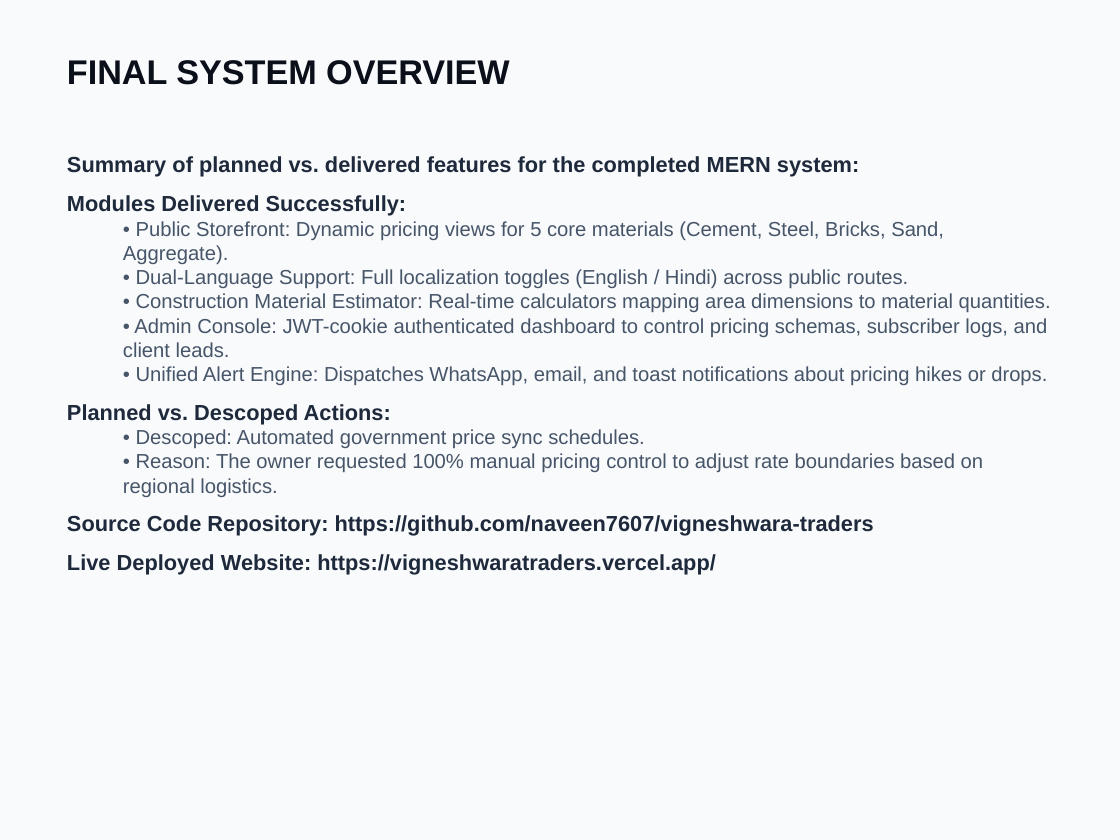
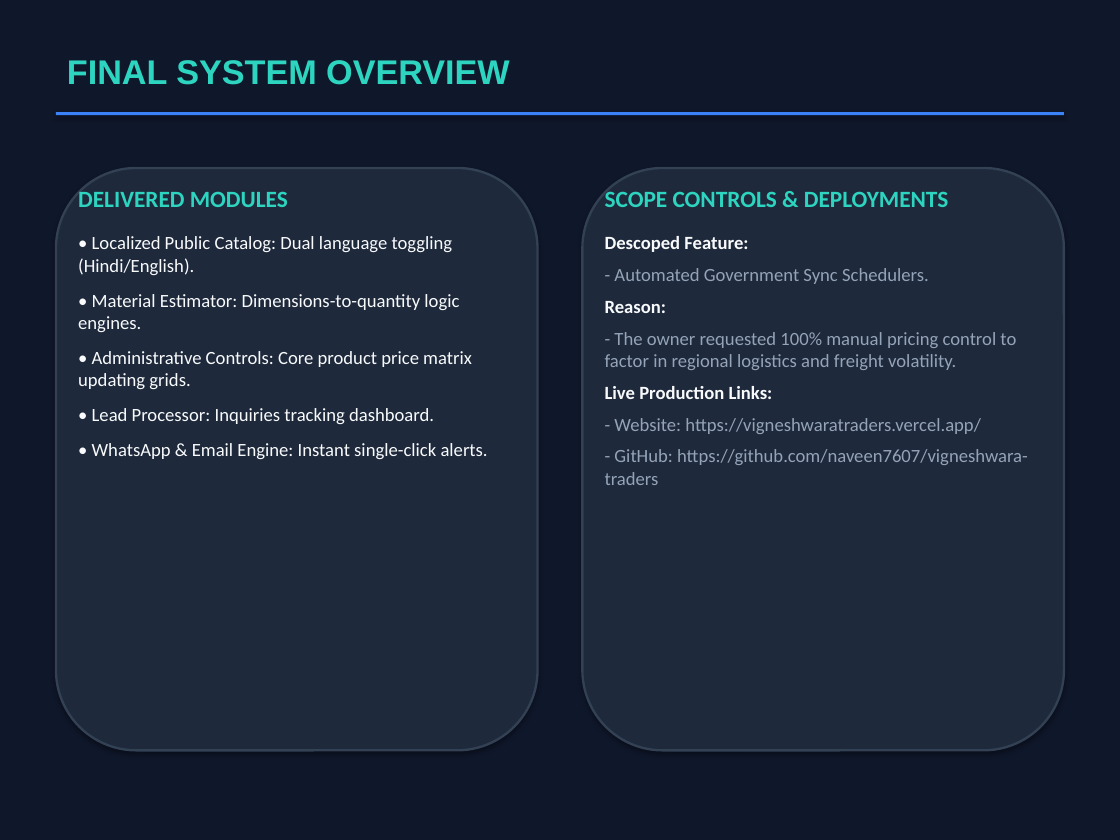
Before and after one commit to naveen7607/vigneshwara-traders, a slide deck: slide 3 of Final Presentation.pptx. Drawn at 1120x840 pixels with LibreOffice and Linux fonts; fonts in the diff are those of the drawing. Boxes give left, top, right and bottom in pixels: in the first picture for what was removed or moved away, otherwise in the second. Text is boxed around its words. In the diff, an @@ line names an element or a change of style, - is before the commit and + after.

Commit message:
docs: redesign Final Presentation with dark tech theme and multi-column layouts

```diff
--- a/Final Presentation.pptx
+++ b/Final Presentation.pptx
@@ background #F8FAFC to #0F172A @@
@@ text "FINAL SYSTEM OVERVIEW" at (x1=67, y1=60, x2=509, y2=85): text colour #0B0F19 to #2DD4BF @@
@@ rectangle added at (x1=56, y1=112, x2=1064, y2=115), fill #3B82F6 @@
@@ rounded rectangle added at (x1=56, y1=168, x2=538, y2=750), fill #1E293B, outline #334155 1.5 pt @@
@@ text removed at (x1=67, y1=156, x2=1051, y2=574) @@
-Summary of planned vs. delivered features for the completed MERN system:
-Modules Delivered Successfully:
-  • Public Storefront: Dynamic pricing views for 5 core materials (Cement, Steel, Bricks, Sand, Aggregate).
-  • Dual-Language Support: Full localization toggles (English / Hindi) across public routes.
-  • Construction Material Estimator: Real-time calculators mapping area dimensions to material quantities.
-  • Admin Console: JWT-cookie authenticated dashboard to control pricing schemas, subscriber logs, and client leads.
-  • Unified Alert Engine: Dispatches WhatsApp, email, and toast notifications about pricing hikes or drops.
-Planned vs. Descoped Actions:
-  • Descoped: Automated government price sync schedules.
-  • Reason: The owner requested 100% manual pricing control to adjust rate boundaries based on regional logistics.
-Source Code Repository: https://github.com/naveen7607/vigneshwara-traders
-Live Deployed Website: https://vigneshwaratraders.vercel.app/
@@ rounded rectangle added at (x1=582, y1=168, x2=1064, y2=750), fill #1E293B, outline #334155 1.5 pt @@
@@ text added at (x1=78, y1=191, x2=488, y2=459), 12 pt, text #F8FAFC @@
+DELIVERED MODULES
+• Localized Public Catalog: Dual language toggling (Hindi/English).
+• Material Estimator: Dimensions-to-quantity logic engines.
+• Administrative Controls: Core product price matrix updating grids.
+• Lead Processor: Inquiries tracking dashboard.
+• WhatsApp & Email Engine: Instant single-click alerts.
@@ text added at (x1=605, y1=191, x2=1028, y2=485), 12 pt, text #94A3B8 @@
+SCOPE CONTROLS & DEPLOYMENTS
+Descoped Feature:
+- Automated Government Sync Schedulers.
+Reason:
+- The owner requested 100% manual pricing control to factor in regional logistics and freight volatility.
+Live Production Links:
+- Website: https://vigneshwaratraders.vercel.app/
+- GitHub: https://github.com/naveen7607/vigneshwara-traders
```
Also in this commit, not shown: 7 other slides changed, 8 slides added, 8 slides removed.
